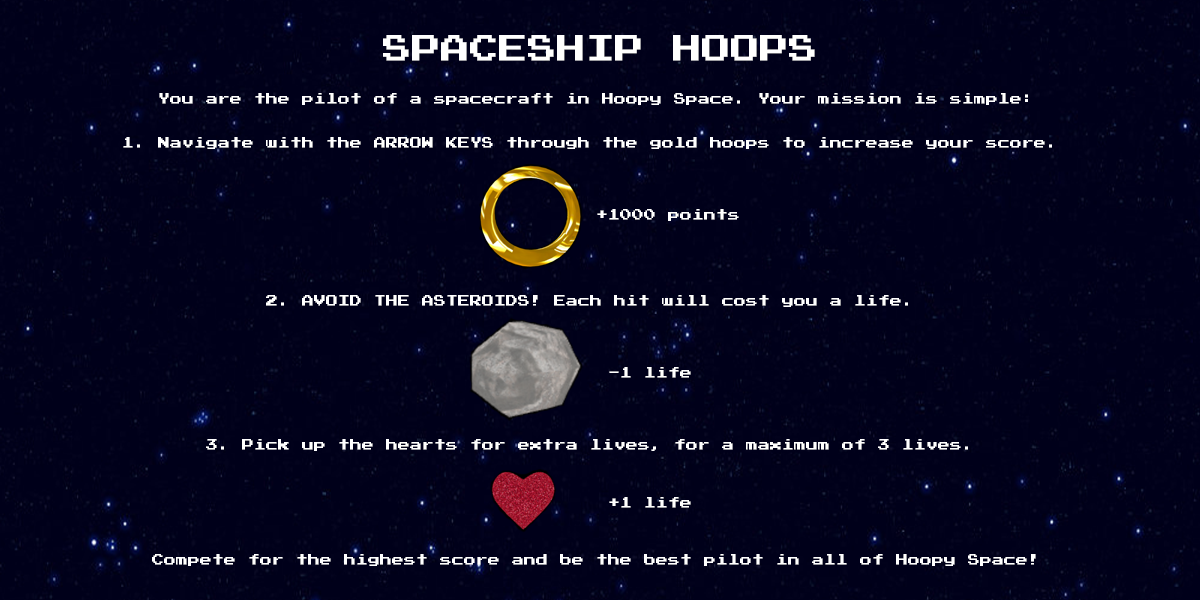
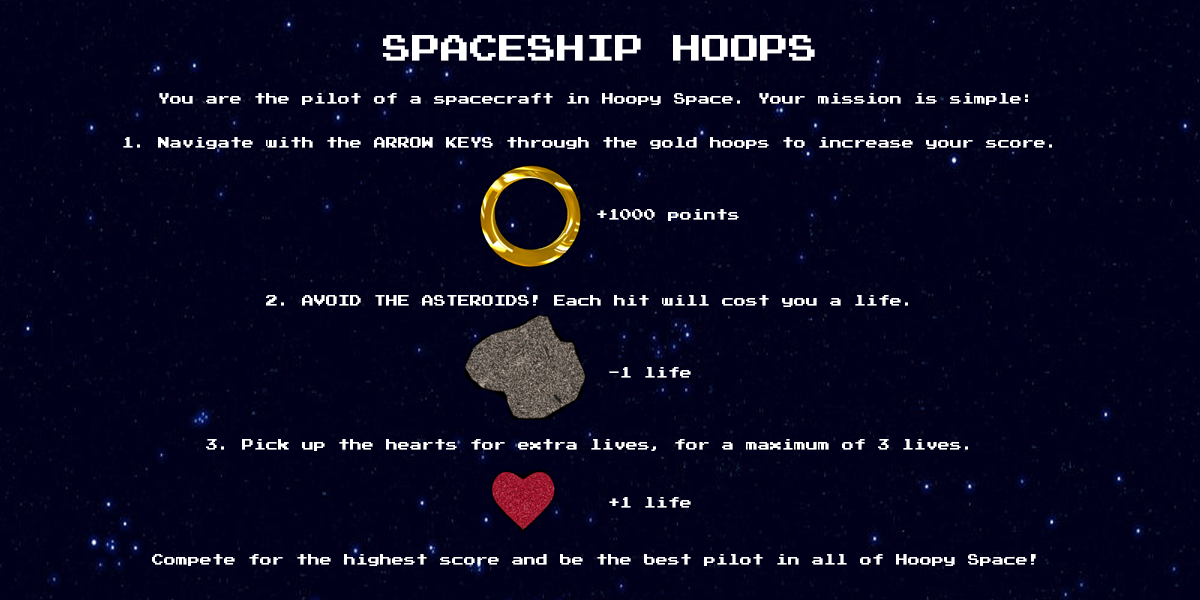
Layer changes from the first 1200px x 600px image to the second:
added layer "Layer 4" above "asteroid" over [463, 315, 587, 420]
hid "asteroid" over [468, 318, 584, 421]
